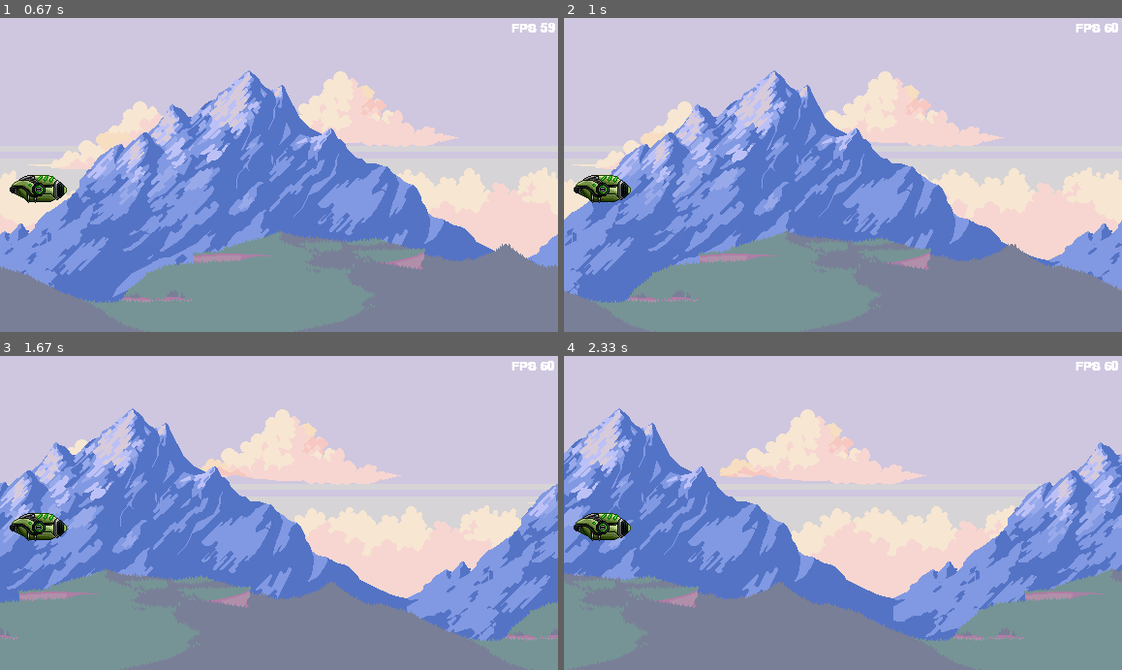
Above: before the commit, frames 1-4 (two rows, left to right).
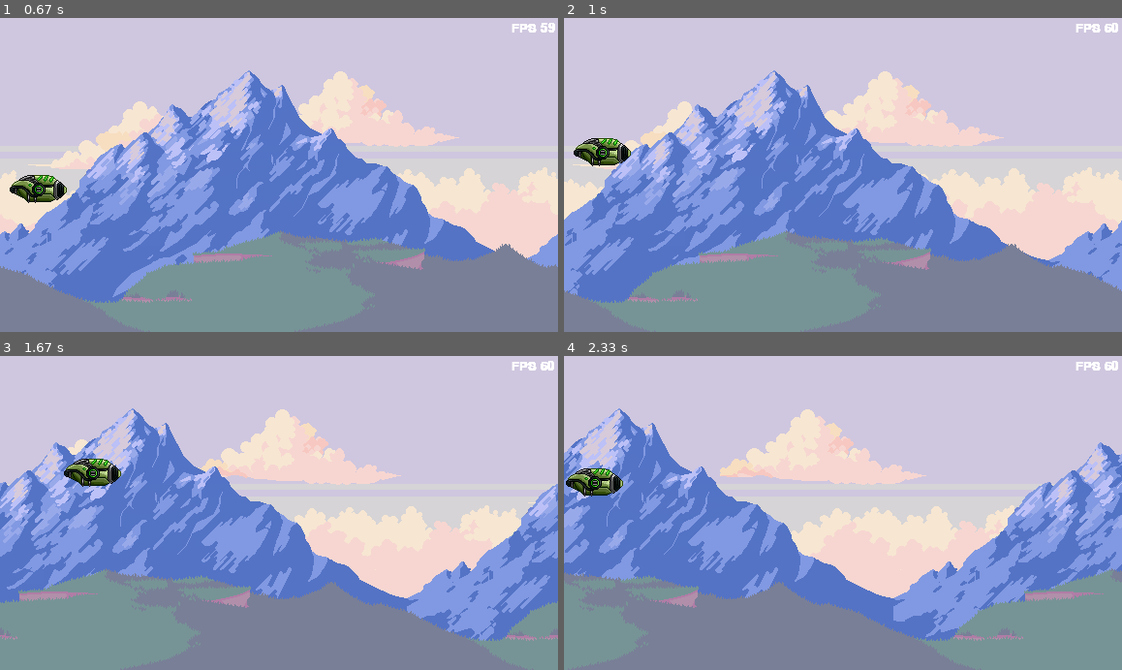
Above: after the commit, the same moments.

Repository: RennanBaccili/PyGameProject
Game: pygame game, started from main.py
The game is run twice, just before and just after one commit, with the same random seed, the same clock (stepped at 60 frames per second) and the same inputs.
Inputs:
- Up to frame 1 (0.67 s): tap Enter at 0.33 s
- Up to frame 2 (1 s): hold Up from 0.67 s (still down)
- Up to frame 3 (1.67 s): release Up at 1.13 s; hold Right 1.17-1.63 s
- Up to frame 4 (2.33 s): hold Left 1.67-2.2 s; hold Down from 2.23 s (still down)

Frame 1 is identical in both runs. In frame 2, 1.4% of the frame differs, in the area x 1-12%, y 38-59%; in frame 3, 1.4%, in the area x 1-22%, y 32-59%; in frame 4, 1.4%.

Commit message:
Players OK

Diff:
--- a/code/Const.py
+++ b/code/Const.py
@@ -1,4 +1,6 @@
 # Colors
+import pygame
+
 COLOR_ORANGE = (255, 128, 0)
 COLOR_WHITE = (255, 255, 255)
 COLOR_YELLOW = (255, 255, 128)
@@ -17,9 +19,22 @@
 IMAGE_LEVEL = {'Level1': 5}
 
 # speed
-ENTITY_SPEED = {'m1/1.png': 0,
-                'm1/2.png': 1,
-                'm1/3.png': 2,
-                'm1/4.png': 3,
-                'm1/5.png': 4,
+ENTITY_SPEED = {'levels/m1/1.png': 0,
+                'levels/m1/2.png': 1,
+                'levels/m1/3.png': 2,
+                'levels/m1/4.png': 3,
+                'levels/m1/5.png': 4,
                 }
+
+PLAYER_KEY_UP = {'players/player1.png': pygame.K_UP,
+                 'players/player2.png': pygame.K_w
+                 }
+PLAYER_KEY_DOWN = {'players/player1.png': pygame.K_DOWN,
+                   'players/player2.png': pygame.K_s
+                   }
+PLAYER_KEY_LEFT = {'players/player1.png': pygame.K_LEFT,
+                   'players/player2.png': pygame.K_a
+                   }
+PLAYER_KEY_RIGHT = {'players/player1.png': pygame.K_RIGHT,
+                    'players/player2.png': pygame.K_d
+                    }
--- a/code/Entity.py
+++ b/code/Entity.py
@@ -9,7 +9,7 @@
 class Entity(ABC):
     def __init__(self, name, position: tuple):
         self.name = name
-        self.surf = pygame.image.load('./asset/levels/' + name).convert_alpha()
+        self.surf = pygame.image.load('./asset/' + name).convert_alpha()
         self.rect = self.surf.get_rect(left=position[0], top=position[1])
         self.speed = 0
 
--- a/code/EntityFactory.py
+++ b/code/EntityFactory.py
@@ -12,8 +12,10 @@
             case level if level in IMAGE_LEVEL:
                 list_bg = []
                 for i in range(1, IMAGE_LEVEL[level]):
-                    list_bg.append(Background(f'm1/{i}.png', position))
-                    list_bg.append(Background(f'm1/{i}.png', (WIN_W, 0)))
+                    list_bg.append(Background(f'levels/m1/{i}.png', position))
+                    list_bg.append(Background(f'levels/m1/{i}.png', (WIN_W, 0)))
                 return list_bg
             case 'Player1':
-                return Player(f'm1/player1.png', (10, WIN_H/2))
+                return Player(f'players/player1.png', (10, WIN_H / 2))
+            case 'Player2':
+                return Player(f'players/player2.png', (10, WIN_H / 1.5))
--- a/code/Level.py
+++ b/code/Level.py
@@ -6,7 +6,7 @@
 from pygame import Surface, Rect
 from pygame.font import Font
 
-from code.Const import COLOR_WHITE
+from code.Const import COLOR_WHITE, MENU_OPTION
 from code.Entity import Entity
 from code.EntityFactory import EntityFactory
 
@@ -19,6 +19,10 @@
         self.entity_list: list[Entity] = []
         self.entity_list.extend(EntityFactory.get_entity('Level1'))
         self.entity_list.append(EntityFactory.get_entity('Player1'))
+        if menu_option in [MENU_OPTION[1], MENU_OPTION[2]]:
+            player2 = self.entity_list.append(EntityFactory.get_entity('Player2'))
+            print(player2)
+
 
     def run(self, ):
         # musica
--- a/code/Player.py
+++ b/code/Player.py
@@ -2,6 +2,7 @@
 # -*- coding: utf-8 -*-
 import pygame
 
+from code.Const import WIN_W, WIN_H, PLAYER_KEY_UP, PLAYER_KEY_DOWN, PLAYER_KEY_LEFT, PLAYER_KEY_RIGHT
 from code.Entity import Entity
 
 
@@ -11,13 +12,12 @@
 
     def move(self, ):
         pressed_key = pygame.key.get_pressed()
-        if pressed_key[pygame.K_w]:
-            self.rect.centery -= 1
-        if pressed_key[pygame.K_s]:
-            self.rect.centery += 1
-        if pressed_key[pygame.K_d]:
-            self.rect.centerx += 1
-        if pressed_key[pygame.K_a]:
-            self.rect.centerx -= 1
+        if pressed_key[PLAYER_KEY_UP[self.name]] and self.rect.centery > 20:
+            self.rect.centery -= 2
+        if pressed_key[PLAYER_KEY_DOWN[self.name]] and self.rect.centery < WIN_H -20:
+            self.rect.centery += 2
+        if pressed_key[PLAYER_KEY_RIGHT[self.name]] and self.rect.centerx < WIN_W -30:
+            self.rect.centerx += 2
+        if pressed_key[PLAYER_KEY_LEFT[self.name]] and self.rect.centerx > 30:
+            self.rect.centerx -= 2
             pass
-        pass
Renamed: asset/levels/m1/player1.png -> asset/players/player1.png
Binary file added: asset/players/player2.png
